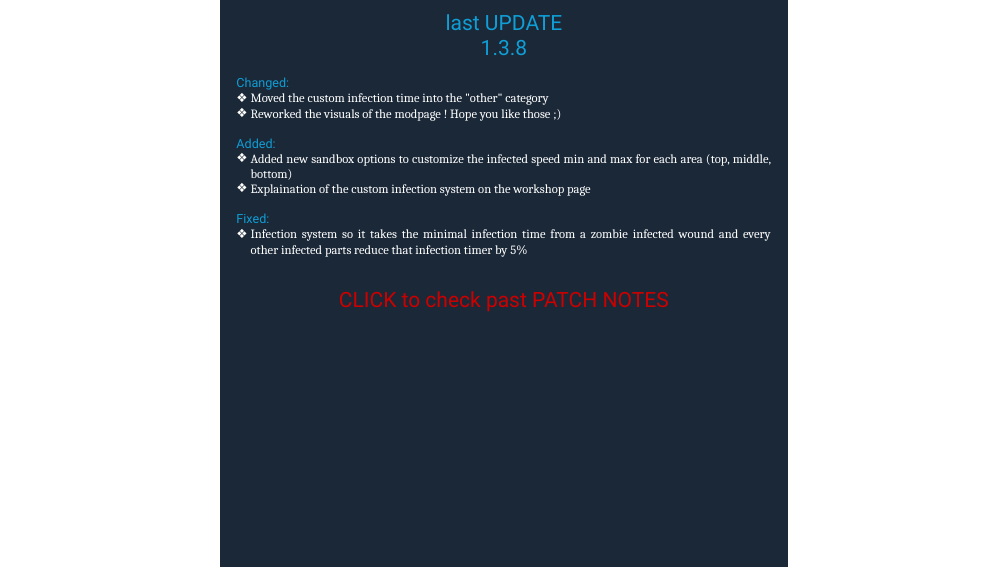
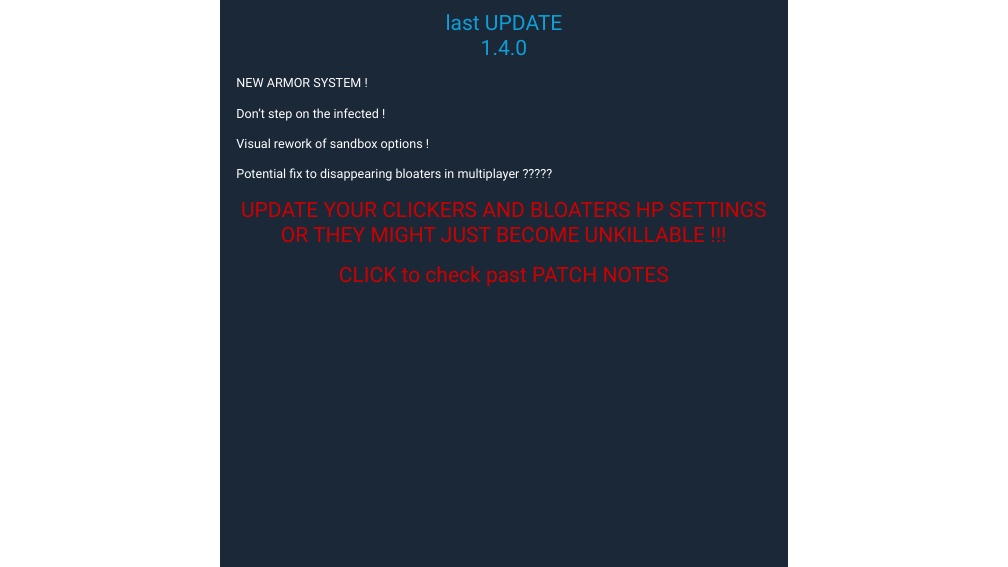
Before and after one commit to SirDoggyJvla/The-Last-of-Us-Infected-B41, a slide deck: slide 1 of images/workshop page/workshop page TLOU Infected.pptx. Drawn at 1008x567 pixels with LibreOffice and Linux fonts; fonts in the diff are those of the drawing. Boxes give left, top, right and bottom in pixels: in the first picture for what was removed or moved away, otherwise in the second. Text is boxed around its words. In the diff, an @@ line names an element or a change of style, - is before the commit and + after.

```diff
--- a/images/workshop page/workshop page TLOU Infected.pptx
+++ b/images/workshop page/workshop page TLOU Infected.pptx
@@ text at <box>236,40,766,242</box>: text changed; font Cambria to Roboto @@
-1.3.8
-Changed:
-❖ Moved the custom infection time into the "other" category
-❖ Reworked the visuals of the modpage ! Hope you like those ;)
-Added:
-❖ Added new sandbox options to customize the infected speed min and max for each area (top, middle, bottom)
-❖ Explaination of the custom infection system on the workshop page
-Fixed:
-❖ Infection system so it takes the minimal infection time from a zombie infected wound and every other infected parts reduce that infection timer by 5%
+1.4.0
+NEW ARMOR SYSTEM !
+Don’t step on the infected !
+Visual rework of sandbox options !
+Potential fix to disappearing bloaters in multiplayer ?????
+UPDATE YOUR CLICKERS AND BLOATERS HP SETTINGS OR THEY MIGHT JUST BECOME UNKILLABLE !!!
```
